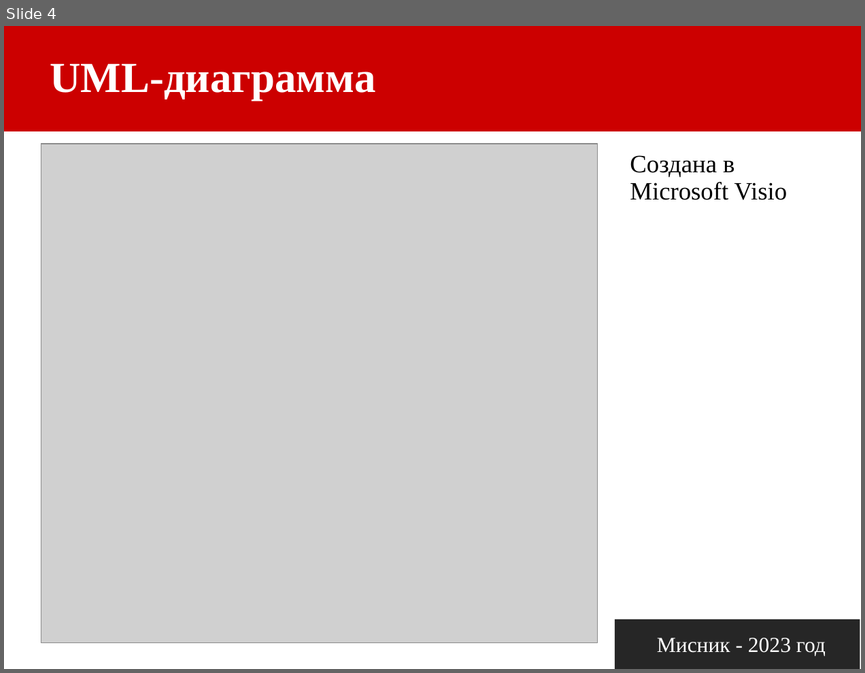
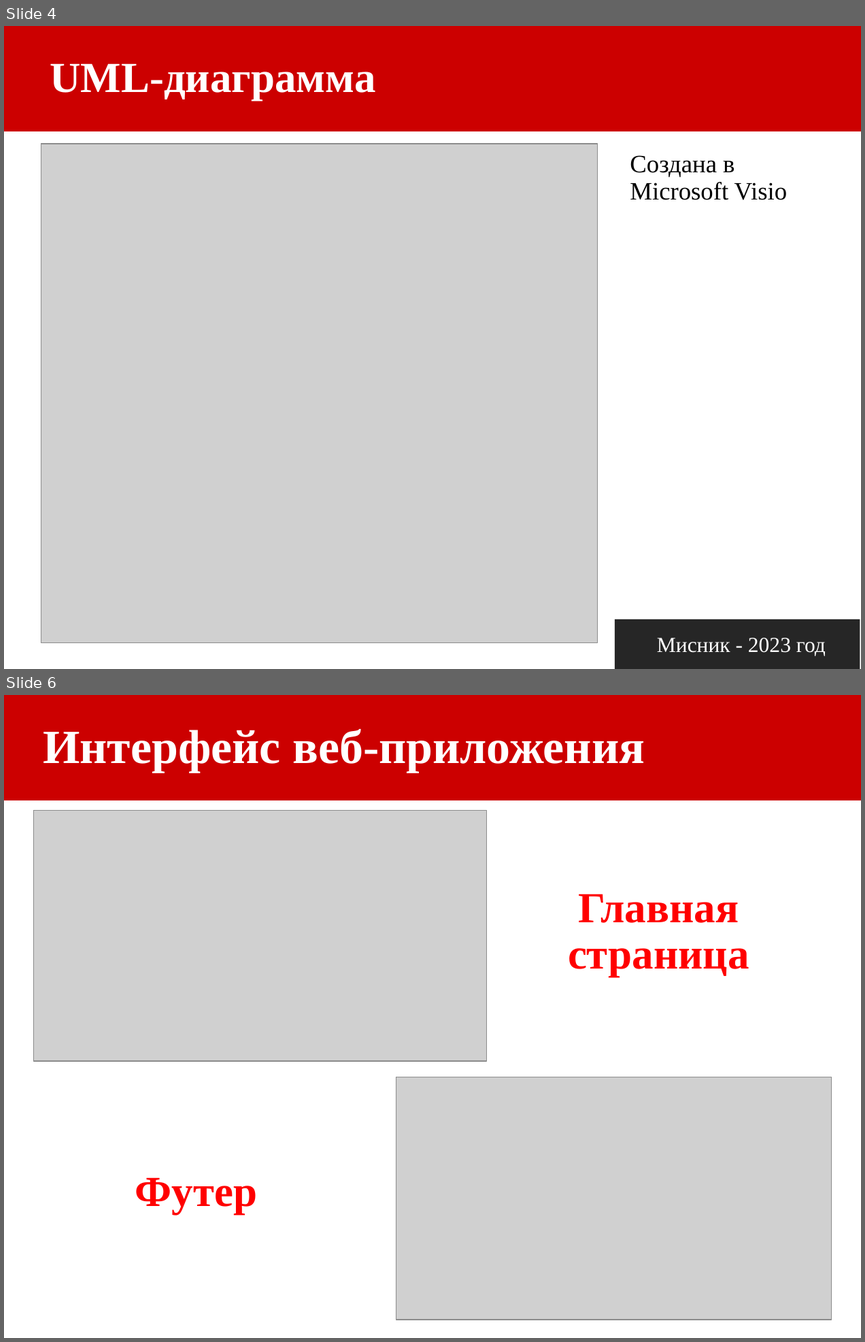
Before and after one commit to kyvshinka2/english-, a slide deck: Защита курсовой.pptx. Shown one above the other, each under a label of ours: slide 4 before the commit, slides 4 and 6 after it; the slides between them are not shown. The pictures are 865x673 and 865x1342 pixels, drawn with LibreOffice and Linux fonts; fonts in the diff are those of the drawing; grey boxes stand for pictures. Boxes give left, top, right and bottom in pixels: in the first picture for what was removed or moved away, otherwise in the second. Text is boxed around its words. In the diff, an @@ line names an element or a change of style, - is before the commit and + after.

```diff
--- a/Защита курсовой.pptx
+++ b/Защита курсовой.pptx
@@ slide 6 added at (4,695,861,1338), background #FFFFFF @@
@@ rectangle added at (4,695,861,800), fill #CC0000 @@
@@ title added at (43,729,645,772), 40 pt, text #FFFFFF, bold @@
+Интерфейс веб-приложения
@@ picture added at (34,811,486,1062) @@
@@ text added at (568,894,749,977), 36 pt, text #FF0000, bold @@
+Главная страница
@@ picture added at (396,1077,832,1320) @@
@@ text added at (135,1177,257,1214), 36 pt, text #FF0000, bold @@
+Футер
```
Also in this commit, not shown: 3 slides changed, 4 other slides added, 3 slides removed, 2 other files.
